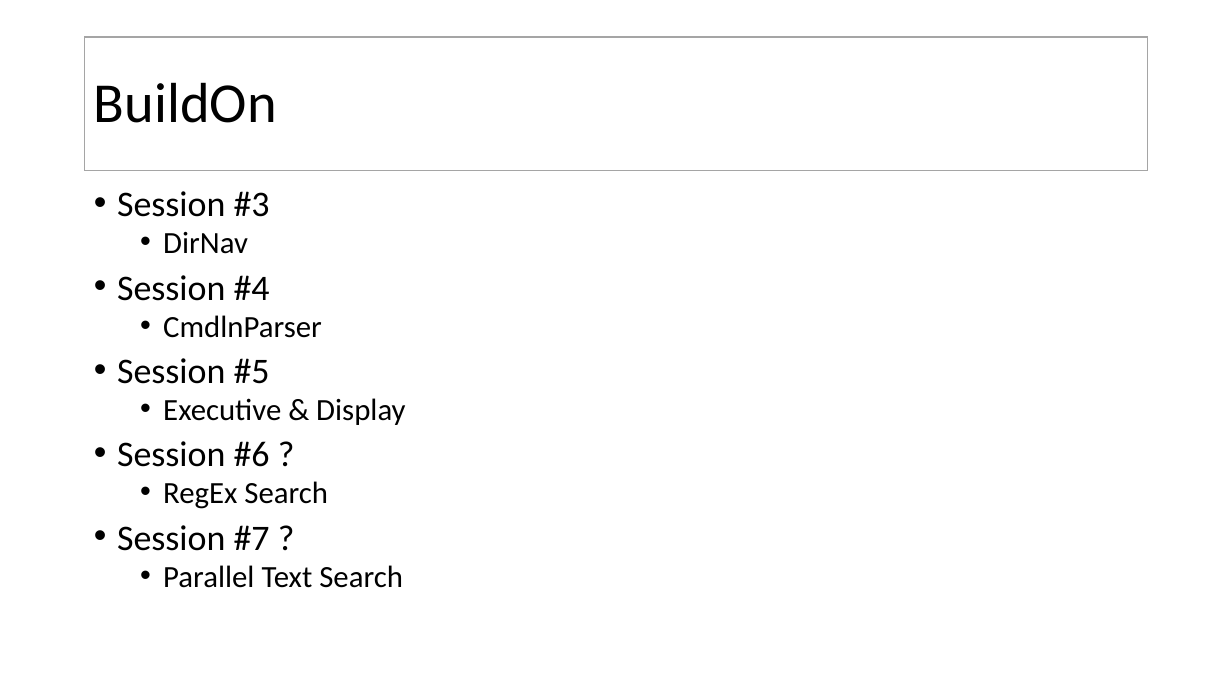
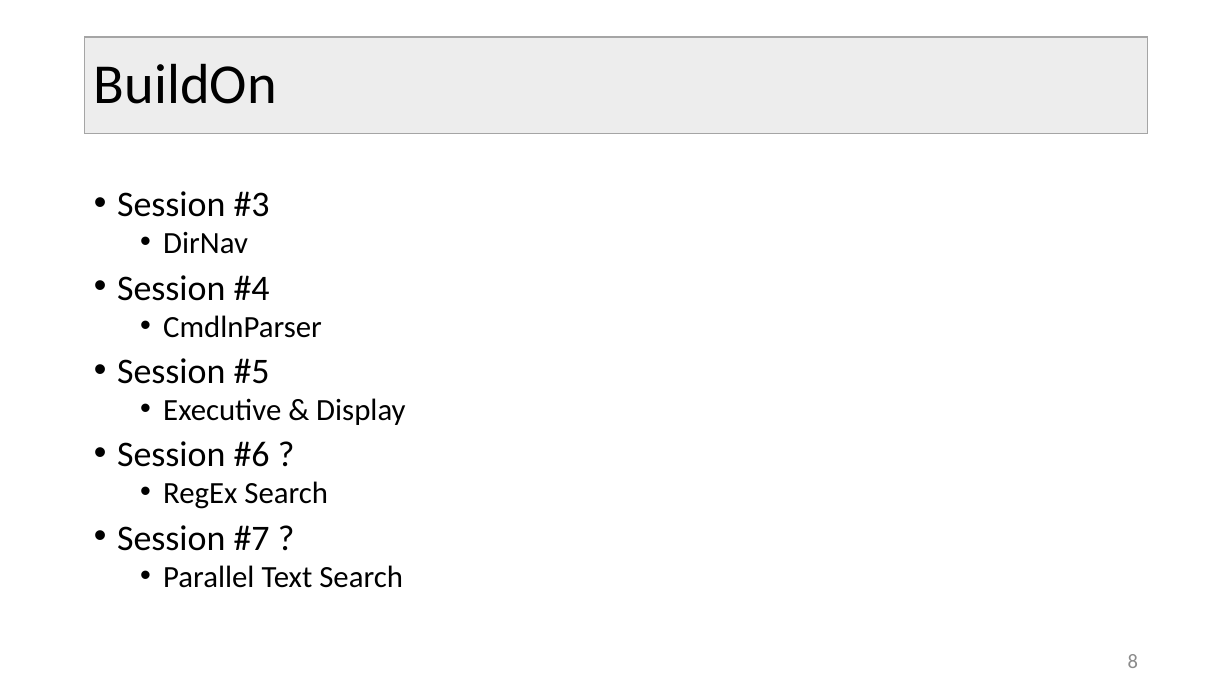
Before and after one commit to JimFawcett/BuildOn, a slide deck: slide 8 of Build-On-2.pptx (slide 10 before the commit). Drawn at 1232x693 pixels with LibreOffice and Linux fonts; fonts in the diff are those of the drawing. Boxes give left, top, right and bottom in pixels: in the first picture for what was removed or moved away, otherwise in the second. Text is boxed around its words. In the diff, an @@ line names an element or a change of style, - is before the commit and + after.

```diff
--- a/Build-On-2.pptx
+++ b/Build-On-2.pptx
@@ title "BuildOn": place and size @@
-title "BuildOn" at [85, 37, 1148, 171]
+title "BuildOn" at [85, 37, 1148, 134]
@@ title "BuildOn" at [85, 37, 1148, 134]: fill #FFFFFF to #EDEDED @@
@@ page number added at [1128, 654, 1138, 668], 16 pt, text #8C8C8C @@
+8
```
Also in this commit, not shown: 9 other slides changed, 1 other file.
